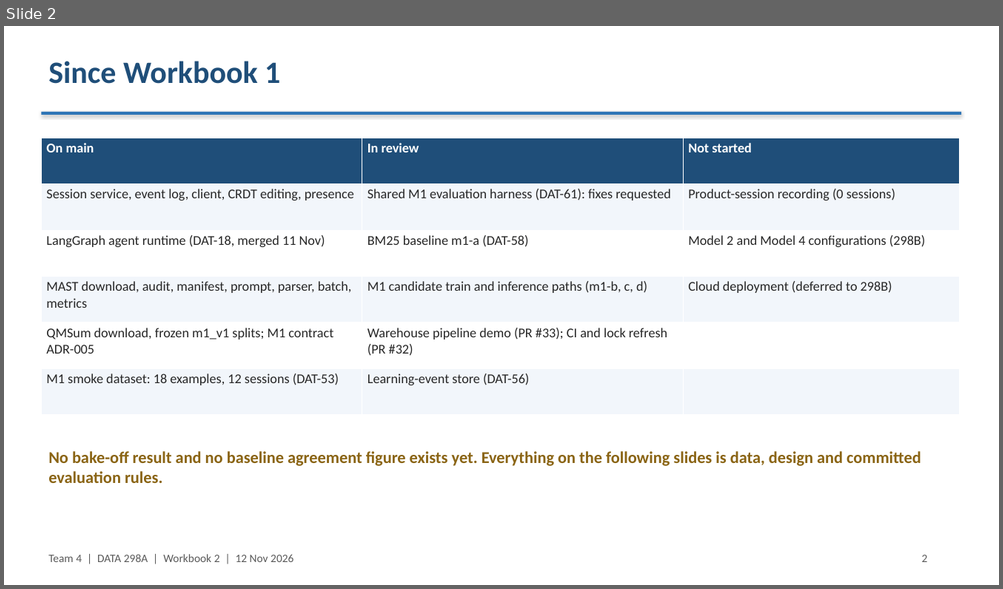
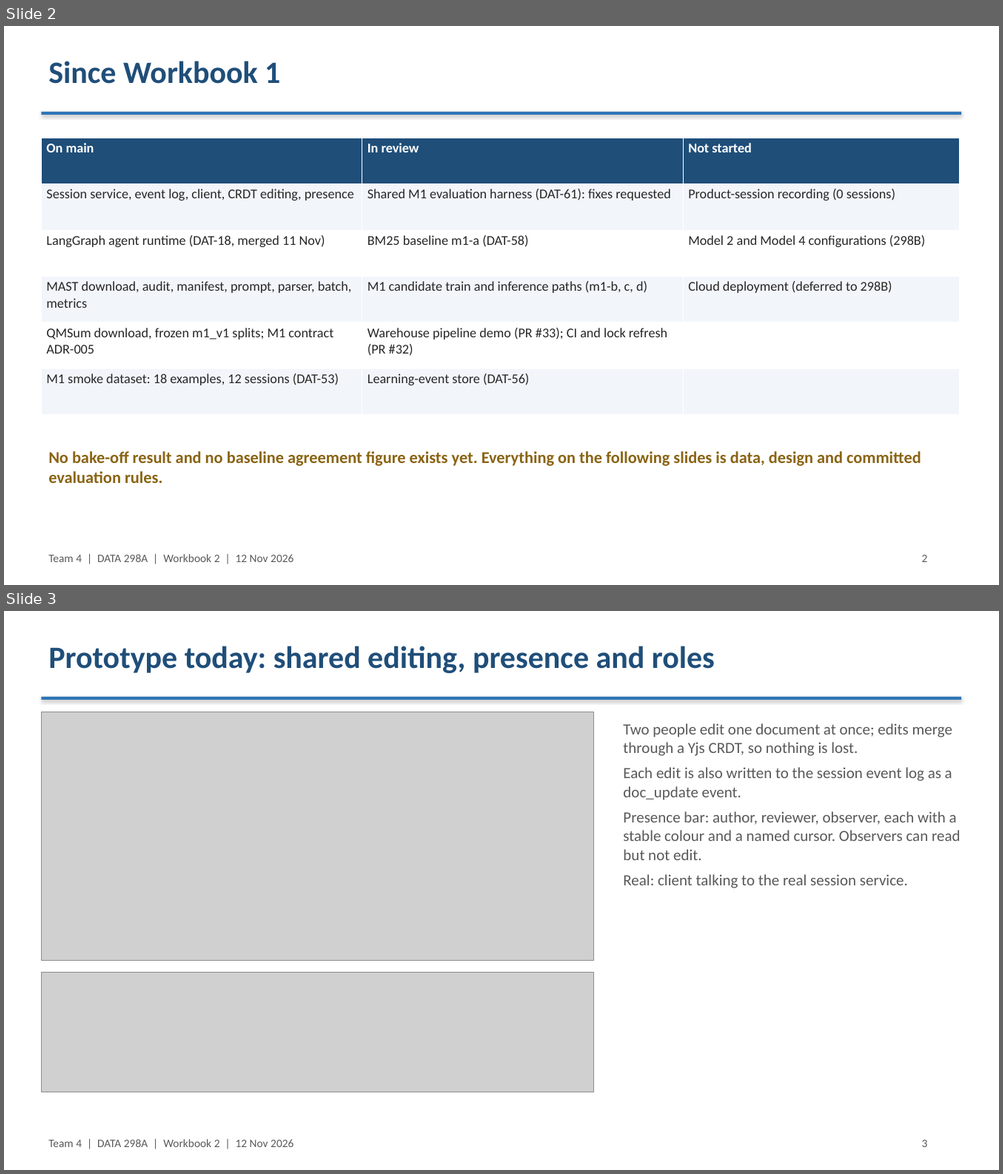
Before and after one commit to ayushgawai/multiplayer-agent-sessions, a slide deck: docs/slides/T4-Workbook2.pptx. Shown one above the other, each under a label of ours: slide 2 before the commit, slides 2 and 3 after it. The pictures are 1003x589 and 1003x1174 pixels, drawn with LibreOffice and Linux fonts; fonts in the diff are those of the drawing; grey boxes stand for pictures. Boxes give left, top, right and bottom in pixels: in the first picture for what was removed or moved away, otherwise in the second. Text is boxed around its words. In the diff, an @@ line names an element or a change of style, - is before the commit and + after.

```diff
--- a/docs/slides/T4-Workbook2.pptx
+++ b/docs/slides/T4-Workbook2.pptx
@@ slide 3 added at (x1=4, y1=611, x2=999, y2=1170), background #FFFFFF @@
@@ text added at (x1=48, y1=646, x2=714, y2=673), 30 pt, text #1F4E79, bold @@
+Prototype today: shared editing, presence and roles
@@ rectangle added at (x1=41, y1=697, x2=962, y2=700), fill #2E75B6 @@
@@ picture added at (x1=41, y1=712, x2=594, y2=960) @@
@@ text added at (x1=623, y1=723, x2=960, y2=889), 15 pt, text #595959 @@
+Two people edit one document at once; edits merge through a Yjs CRDT, so nothing is lost.
+Each edit is also written to the session event log as a doc_update event.
+Presence bar: author, reviewer, observer, each with a stable colour and a named cursor. Observers can read but not edit.
+Real: client talking to the real session service.
@@ picture added at (x1=41, y1=973, x2=594, y2=1092) @@
@@ text added at (x1=48, y1=1139, x2=293, y2=1147), 11 pt, text #595959 @@
+Team 4 | DATA 298A | Workbook 2 | 12 Nov 2026
@@ text added at (x1=922, y1=1140, x2=928, y2=1147), 11 pt, text #595959 @@
+3
```
Also in this commit, not shown: 17 slides changed, 2 other slides added, 1 other file.
